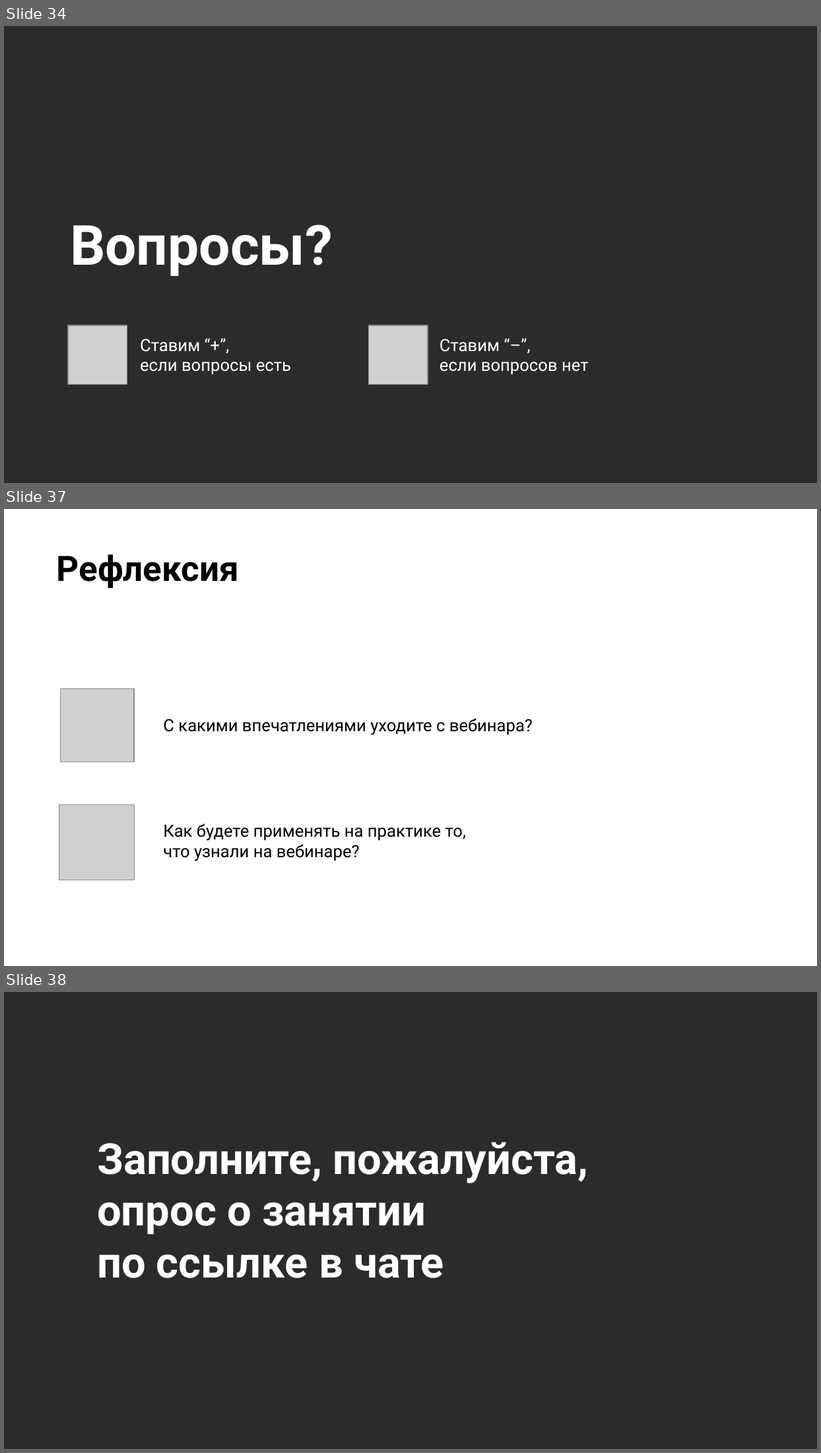
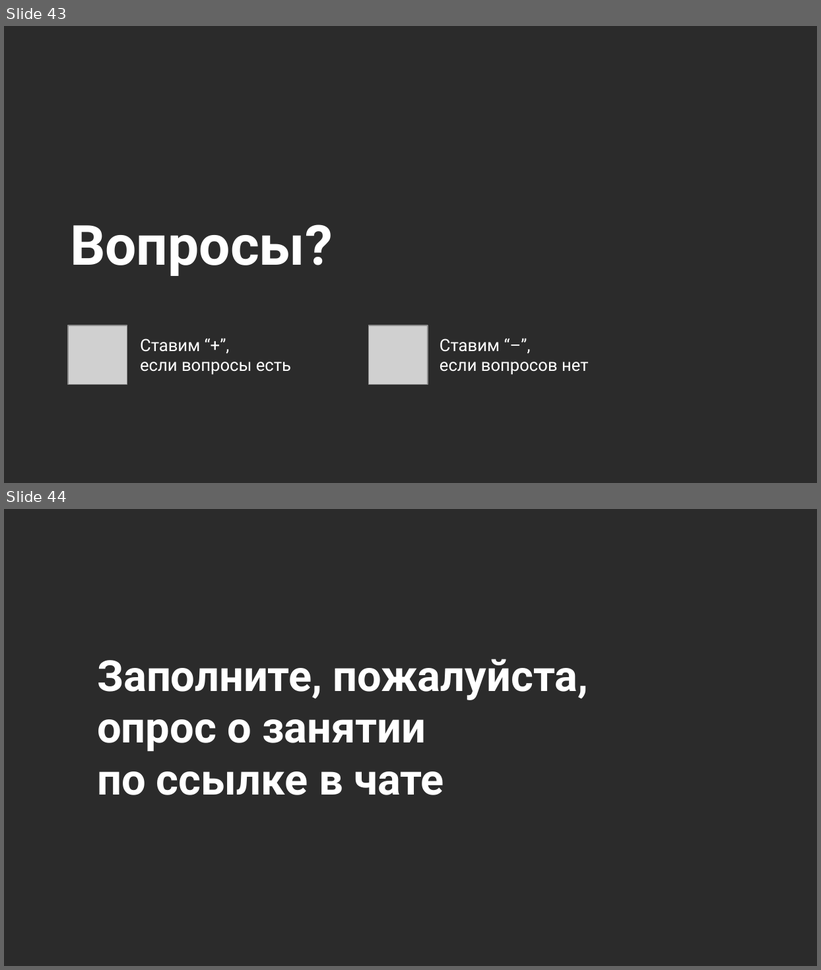
Before and after one commit to stureiko/Otus_lectures, a slide deck: ML Adv/28 - Actor-Critic/Presentation/Actor-Critic.pptx. Shown one above the other, each under a label of ours: slides 34, 37 and 38 before the commit, slides 43 and 44 after it; the slides between them are not shown. The pictures are 821x1453 and 821x970 pixels, drawn with LibreOffice and Linux fonts; fonts in the diff are those of the drawing; grey boxes stand for pictures; background and template pictures are left out; a plain dark background stands for a picture behind light text. Boxes give left, top, right and bottom in pixels: in the first picture for what was removed or moved away, otherwise in the second. Text is boxed around its words. In the diff, an @@ line names an element or a change of style, - is before the commit and + after.

```diff
--- a/ML Adv/28 - Actor-Critic/Presentation/Actor-Critic.pptx
+++ b/ML Adv/28 - Actor-Critic/Presentation/Actor-Critic.pptx
@@ slide 37 removed at [4, 509, 817, 966], background picture (left out) @@
@@ title removed at [57, 555, 239, 588] @@
-Рефлексия
@@ picture removed at [60, 689, 134, 762] @@
@@ text removed at [163, 718, 533, 735] @@
-С какими впечатлениями уходите с вебинара?
@@ picture removed at [59, 805, 134, 880] @@
@@ text removed at [163, 824, 466, 861] @@
-Как будете применять на практике то,
-что узнали на вебинаре?
@@ what was slide 34 is now slide 43 @@
@@ what was slide 38 is now slide 44 @@
```
Also in this commit, not shown: 6 slides changed, 10 slides added, 3 other slides removed, 4 other files.
